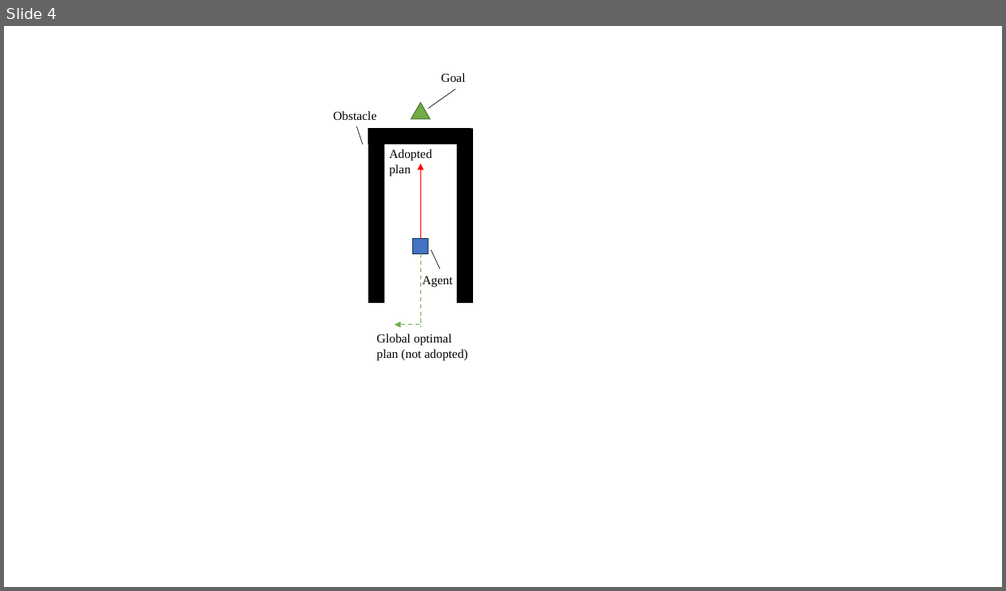
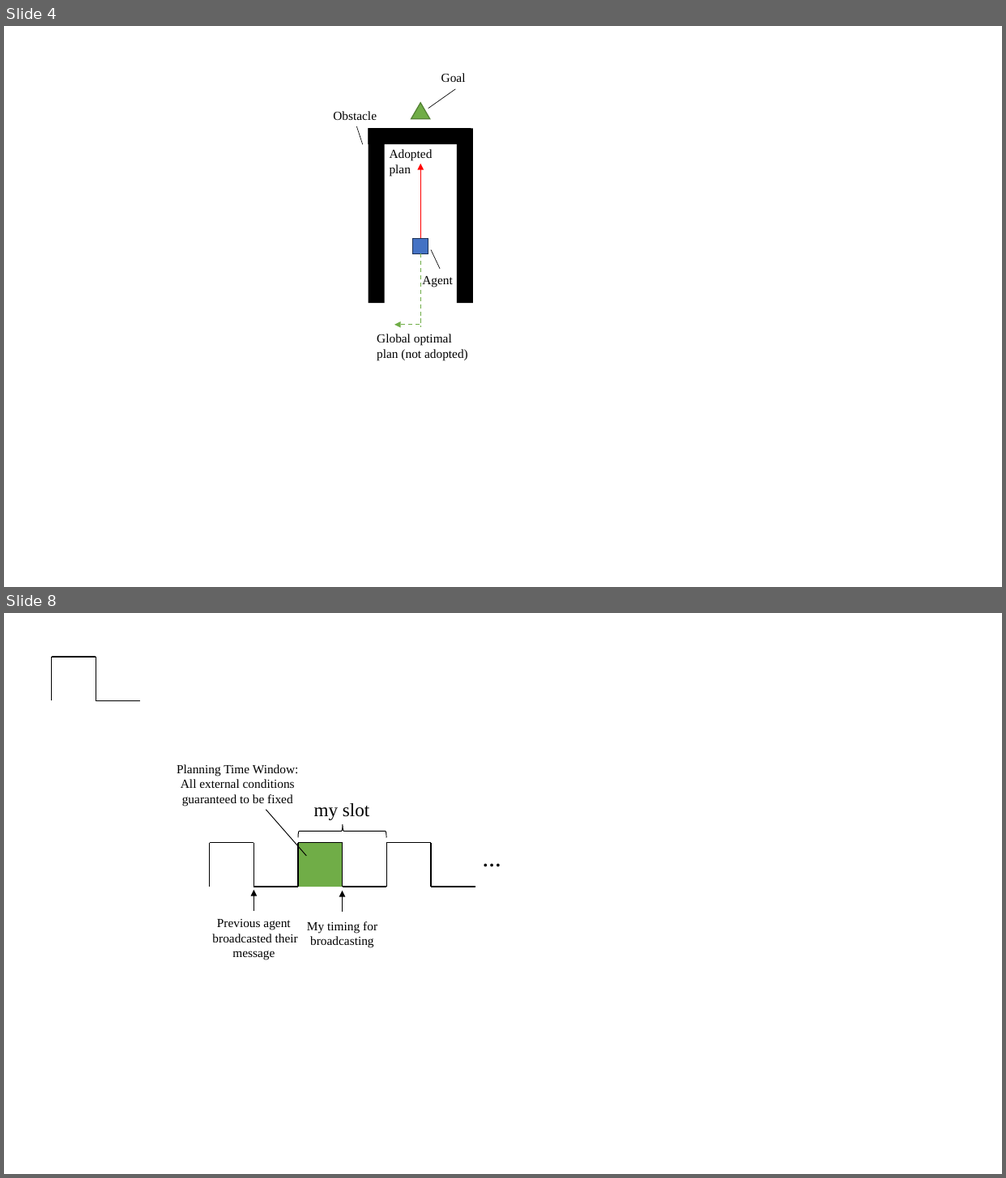
Before and after one commit to Vehshanaan/Dissertation2022, a slide deck: thesis/v0.3/figures/drawings.pptx. Shown one above the other, each under a label of ours: slide 4 before the commit, slides 4 and 8 after it; the slides between them are not shown. The pictures are 1006x591 and 1006x1178 pixels, drawn with LibreOffice and Linux fonts; fonts in the diff are those of the drawing. Boxes give left, top, right and bottom in pixels: in the first picture for what was removed or moved away, otherwise in the second. Text is boxed around its words. In the diff, an @@ line names an element or a change of style, - is before the commit and + after.

```diff
--- a/thesis/v0.3/figures/drawings.pptx
+++ b/thesis/v0.3/figures/drawings.pptx
@@ slide 8 added at (4,613,1002,1174), background #FFFFFF @@
@@ group added at (51,657,140,700): 4 lines @@
@@ text added at (177,764,299,807), 12 pt, text #000000 @@
+Planning Time Window:
+All external conditions guaranteed to be fixed
@@ text added at (314,803,369,820), 18 pt, text #000000 @@
+my slot
@@ line added from (266, 810) to (306, 856), #000000 0.75 pt @@
@@ left brace added at (298,824,386,837), outline #000000 0.75 pt @@
@@ group added at (210,843,298,887): 4 lines @@
@@ rectangle added at (298,843,342,887), fill #70AD47 @@
@@ group added at (298,843,386,887): 4 lines @@
@@ group added at (386,843,475,887): 4 lines @@
@@ text added at (475,845,509,875), 18 pt, text #000000, bold @@
+…
@@ arrow added from (254, 911) to (254, 890), #000000 0.75 pt @@
@@ arrow added from (343, 912) to (343, 891), #000000 0.75 pt @@
@@ text added at (212,919,298,960), 12 pt, text #000000 @@
+Previous agent
+broadcasted their message
@@ text added at (307,922,377,948), 12 pt, text #000000 @@
+My timing for broadcasting
```
Also in this commit, not shown: 4 other slides added, 18 other files.
